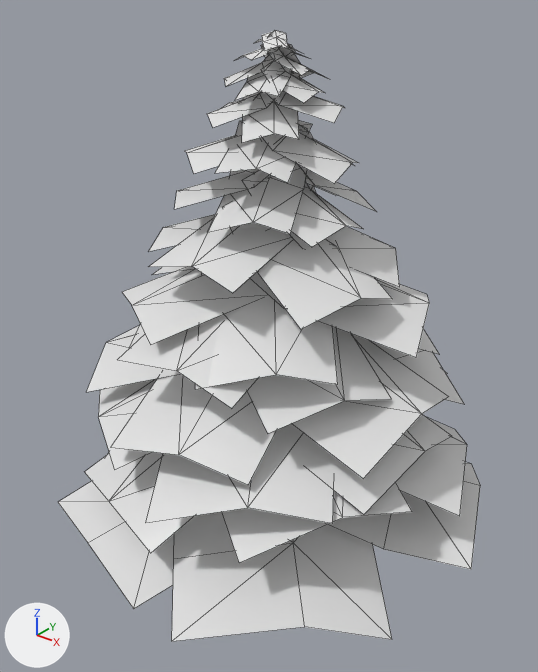
The FBX model Assets/Models/Droo/PineTreeLeavesLOD1.fbx, before and after one commit.
Rendered twice from a 50 mm camera at (27.1, -34.5, 37.9) aimed at (0.6, -1.2, 17.3). The axes (+X, +Y, +Z) are drawn at lower left. The lights are the same throughout. Mesh edges are drawn as thin lines. Where no turn or scale is listed for an object, it has been applied to the vertices.

The first picture shows 'PineLeaves.001'.
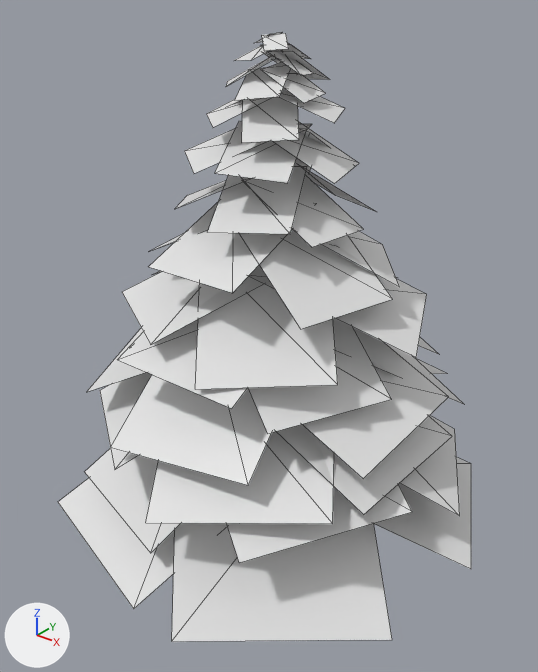
The change in detail:
me_plane_283 is used by ob_pineleaves_001; location (0.0, 0.0, 0.0).
me_plane_283 had 559 vertices, 503 faces and spanned x -13.6..15.3, y -15.0..15.7, z 3.9..35.1.
me_plane_283 now has 244 vertices, 122 faces and spans x -13.6..15.3, y -15.0..15.7, z 3.9..35.0.
me_plane_283 part 1: 315 vertices removed from x -13.6..12.9, y -13.6..14.4, z 5.8..35.1.
me_plane_283 part 2: the surface is now shaded flat.

Where the change shows, as pixel boxes (x1, y1, x2, y2) in the pictures (538 x 672 px):
'PineLeaves.001', reshaped: before (58, 30, 480, 642); after (58, 32, 471, 642)
part 1 of me_plane_283, deleted: before (58, 30, 480, 642)
